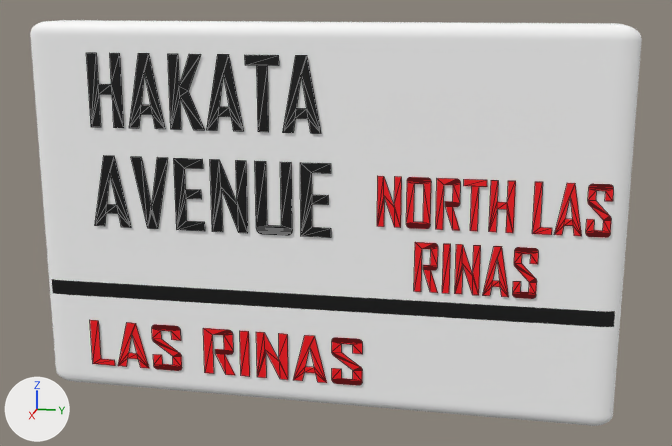
Two versions of the FBX model Assets/Models/uk_styled_street_sign_4.fbx, one commit apart.
Before and after are seen from a 50 mm lens placed at (28.45, 10.02, 11.7), pointed at (0.81, 4.49, 4.79). Every picture has the same lights, and +X, +Y and +Z are marked at lower left. Mesh edges are drawn as thin lines on the coarser meshes. Where no turn or scale is listed for an object, it has been applied to the vertices.

In view in the first picture: 'Cube', 'Text', 'Text.001', 'Text.002', 'Text.003', 'Text.004'.
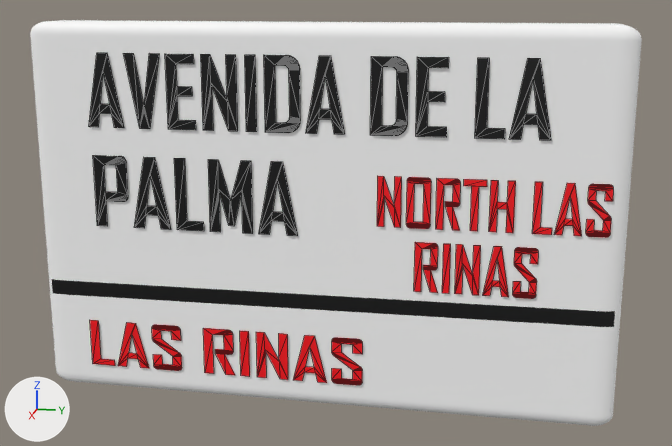
Changed parts and their boxes (x1, y1, x2, y2) in the pictures (672 x 446 px; the box of a moved part takes in the faces that stretch with it):
```json
{"object": "Text", "change": "reshaped", "before": [86, 53, 321, 134], "after": [89, 53, 551, 140], "on screen": "96% wider, 7% taller"}
{"object": "Text.001", "change": "reshaped", "before": [95, 156, 331, 238], "after": [93, 155, 298, 236], "on screen": "13% narrower"}
{"part": 1, "of": "me_text", "change": "moved or reshaped", "before": [283, 55, 321, 134], "after": [509, 58, 551, 140]}
{"part": 2, "of": "me_text", "change": "moved or reshaped", "before": [207, 54, 244, 132], "after": [306, 56, 345, 134]}
{"part": 3, "of": "me_text", "change": "rebuilt", "before": [129, 53, 165, 129], "after": [123, 53, 159, 129]}
{"part": 4, "of": "me_text", "change": "added", "after": [370, 56, 408, 136]}
{"part": 5, "of": "me_text", "change": "added", "after": [264, 55, 300, 133], "on screen": "black"}
{"part": 6, "of": "me_text", "change": "moved or reshaped", "before": [86, 53, 279, 132], "after": [89, 53, 257, 132]}
{"part": 7, "of": "me_text", "change": "added", "after": [416, 57, 505, 139], "on screen": "black"}
{"part": 8, "of": "me_text_001", "change": "moved or reshaped", "before": [95, 156, 131, 228], "after": [259, 161, 298, 236]}
{"part": 9, "of": "me_text_001", "change": "added", "after": [134, 157, 171, 230], "on screen": "black"}
{"part": 10, "of": "me_text_001", "change": "rebuilt", "before": [210, 159, 248, 233], "after": [208, 159, 253, 234], "on screen": "18% wider"}
{"part": 11, "of": "me_text_001", "change": "rebuilt", "before": [174, 158, 205, 231], "after": [174, 158, 204, 231]}
{"part": 12, "of": "me_text_001", "change": "added", "after": [93, 155, 128, 226], "on screen": "black"}
{"part": 13, "of": "me_text_001", "change": "deleted", "before": [255, 161, 292, 235], "on screen": "black"}
{"part": 14, "of": "me_text_001", "change": "deleted", "before": [131, 157, 168, 229], "on screen": "black"}
{"part": 15, "of": "me_text_001", "change": "deleted", "before": [300, 163, 331, 238], "on screen": "black"}
```

The change, as JSON lines over the scene's bpy script:
```json
{"block": "me_text_001", "where": "# used by ob_text_001; location = (1.68, -3.22, 4.55)"}
{"op": "remove", "block": "me_text_001", "code": "me_text_001.from_pydata(...)  # 133 vertices, 123 faces; spans x 0.0, y 0.05..7.73, z 0.0..2.28"}
{"op": "add", "block": "me_text_001", "code": "me_text_001.from_pydata(...)  # 125 vertices, 121 faces; spans x 0.0, y 0.14..6.69, z 0.0..2.28"}
{"block": "me_text_001", "change": "me_text_001 part 8: the loose piece of 12 vertices spanning x 0.0, y 0.05..1.28, z 0.0..2.28 is moved by (0.0, 5.41, 0.0)"}
{"block": "me_text_001", "change": "me_text_001 part 9: the loose piece of 12 vertices spanning x 0.0, y 0.05..1.28, z 0.0..2.28 is copied, and the copy is moved by (0.0, 1.34, 0.0); it spans x 0.0, y 1.39..2.62, z 0.0..2.28"}
{"block": "me_text_001", "change": "me_text_001 part 10: the loose piece of 34 vertices spanning x 0.0, y 3.96..5.11, z 0.0..2.27 is rebuilt with 61 vertices and now spans x 0.0, y 3.9..5.27, z 0.0..2.27"}
{"block": "me_text_001", "change": "me_text_001 part 11: the loose piece of 12 vertices spanning x 0.0, y 2.79..3.73, z 0.0..2.27 is rebuilt with 6 vertices and now spans x 0.0, y 2.81..3.7, z 0.0..2.27"}
{"block": "me_text_001", "change": "me_text_001 part 12: a new loose piece of 34 vertices spanning x 0.0, y 0.14..1.23, z 0.0..2.27, in mat_material_002 (black #000000)"}
{"block": "me_text_001", "change": "me_text_001 part 13: the loose piece of 32 vertices spanning x 0.0, y 5.39..6.52, z 0.0..2.27 is deleted"}
{"block": "me_text_001", "change": "me_text_001 part 14: the loose piece of 31 vertices spanning x 0.0, y 1.4..2.6, z 0.0..2.27 is deleted"}
{"block": "me_text_001", "change": "me_text_001 part 15: the loose piece of 12 vertices spanning x 0.0, y 6.79..7.73, z 0.0..2.27 is deleted"}
{"block": "me_text", "where": "# used by ob_text; location = (1.68, -3.22, 7.7)"}
{"op": "remove", "block": "me_text", "code": "me_text.from_pydata(...)  # 68 vertices, 62 faces; spans x 0.0, y 0.13..7.43, z 0.0..2.28"}
{"op": "add", "block": "me_text", "code": "me_text.from_pydata(...)  # 295 vertices, 283 faces; spans x 0.0, y 0.05..14.06, z 0.0..2.28"}
{"block": "me_text", "change": "me_text part 1: the loose piece of 12 vertices spanning x 0.0, y 6.26..7.43, z 0.0..2.28 is moved by (0.0, 6.63, 0.0)"}
{"block": "me_text", "change": "me_text part 2: the loose piece of 12 vertices spanning x 0.0, y 3.89..5.06, z 0.0..2.28 is moved by (0.0, 3.08, 0.0)"}
{"block": "me_text", "change": "me_text part 3: the loose piece of 12 vertices spanning x 0.0, y 1.39..2.57, z 0.0..2.28 is rebuilt with 31 vertices and now spans x 0.0, y 1.33..2.48, z 0.0..2.27"}
{"block": "me_text", "change": "me_text part 4: a new loose piece of 80 vertices spanning x 0.0, y 8.91..9.98, z 0.0..2.27, in mat_material_001 (black #000000)"}
{"block": "me_text", "change": "me_text part 5: a new loose piece of 80 vertices spanning x 0.0, y 5.72..6.8, z 0.0..2.27, in mat_material_001 (black #000000)"}
{"block": "me_text", "change": "me_text part 6: 2 vertices moved within x 0.0, y 1.22..5.14, z 0.0..2.27; 29 vertices removed from x 0.0, y 0.13..6.18, z 0.0..2.27; 59 vertices added at x 0.0, y 0.05..5.46, z 0.0..2.28"}
{"block": "me_text", "change": "me_text part 7: 18 vertices added at x 0.0, y 10.23..12.78, z 0.0..2.27"}
```
